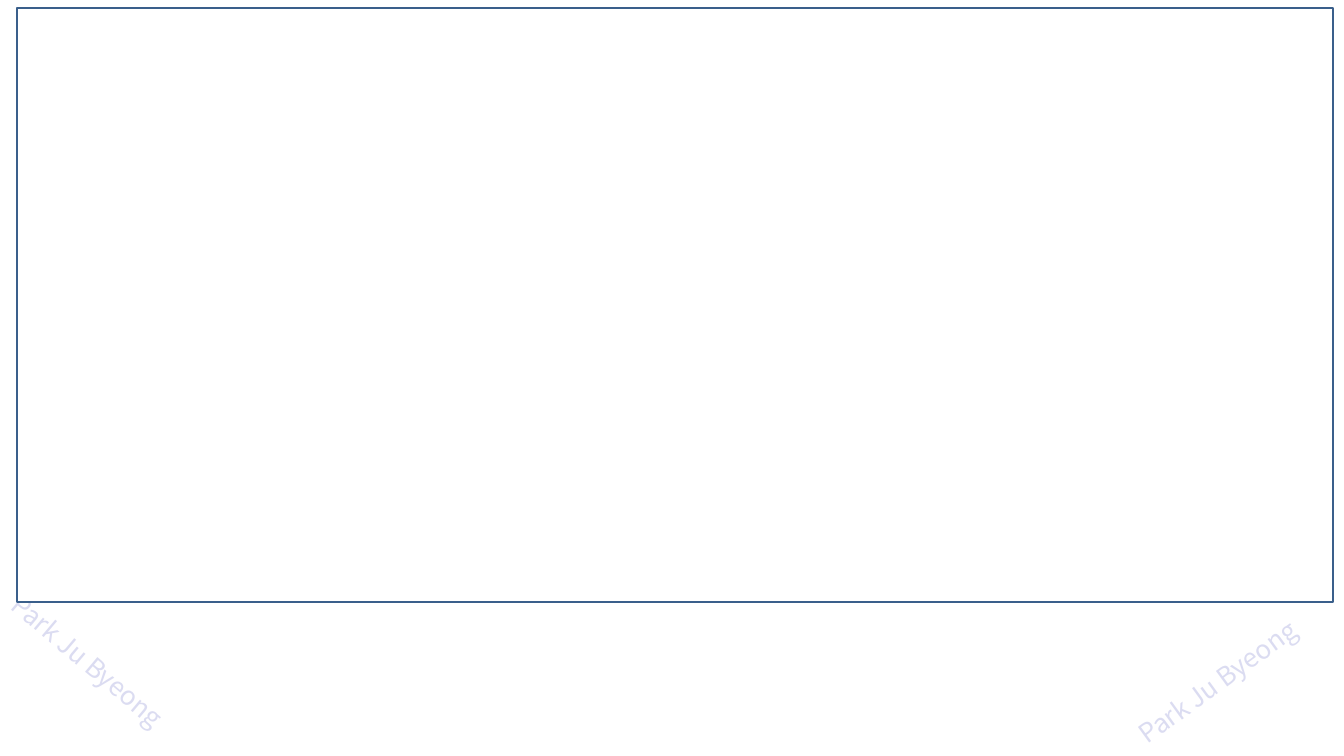
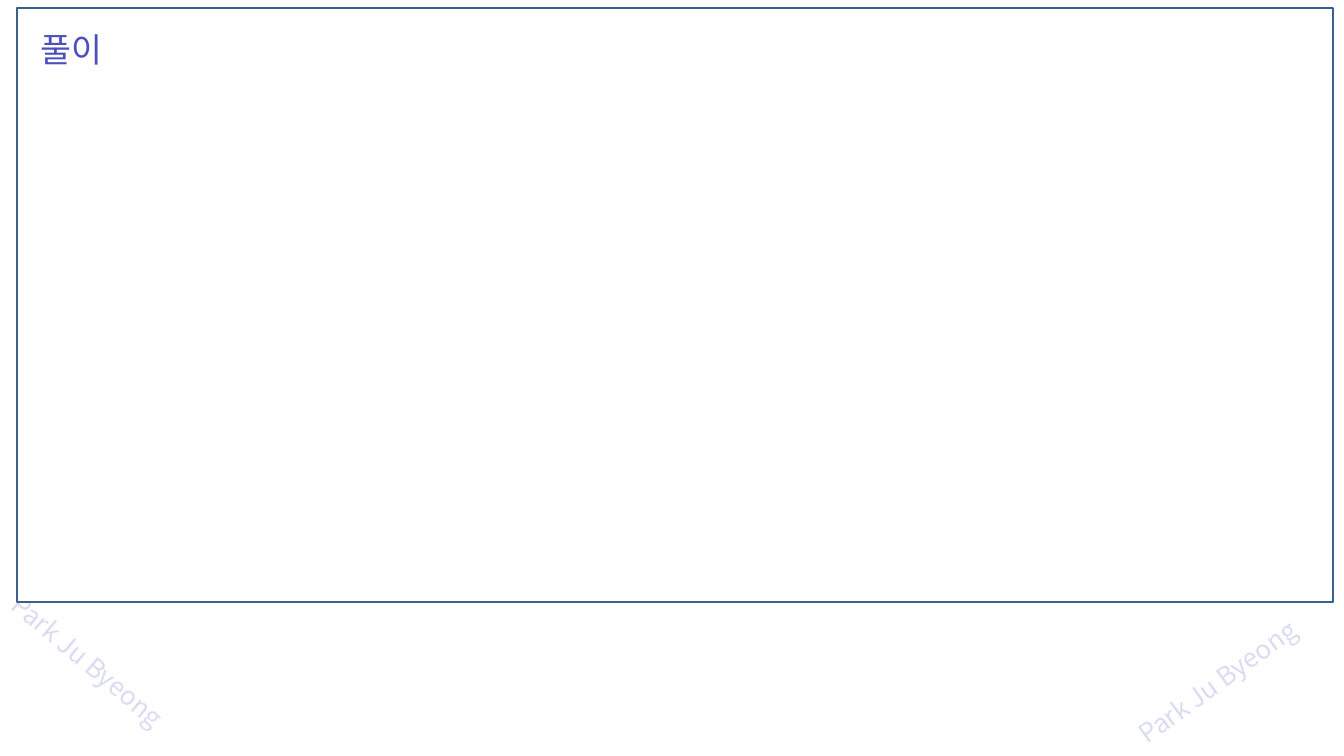
Before and after one commit to zest132/JavaLecture, a slide deck: slide 61 of JavaLecture/LectureFile/java 6강 객체지향.pptx (slide 59 before the commit). Drawn at 1344x756 pixels with LibreOffice and Linux fonts; fonts in the diff are those of the drawing; grey boxes stand for pictures. Boxes give left, top, right and bottom in pixels: in the first picture for what was removed or moved away, otherwise in the second. Text is boxed around its words. In the diff, an @@ line names an element or a change of style, - is before the commit and + after.

```diff
--- a/JavaLecture/LectureFile/java 6강 객체지향.pptx
+++ b/JavaLecture/LectureFile/java 6강 객체지향.pptx
@@ text added at (40, 34, 102, 65), 36 pt, text #4C50BC @@
+풀이
```
Also in this commit, not shown: 18 other slides changed, 4 slides added, 2 slides removed, 5 other files.
